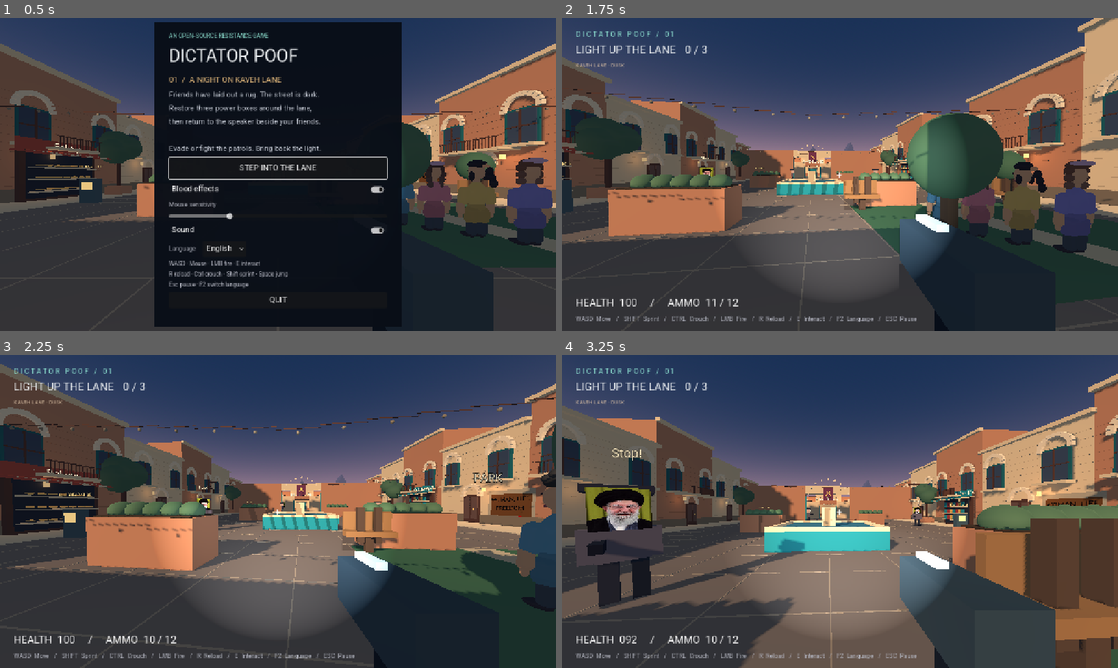
Above: before the commit, frames 1-4 (two rows, left to right).
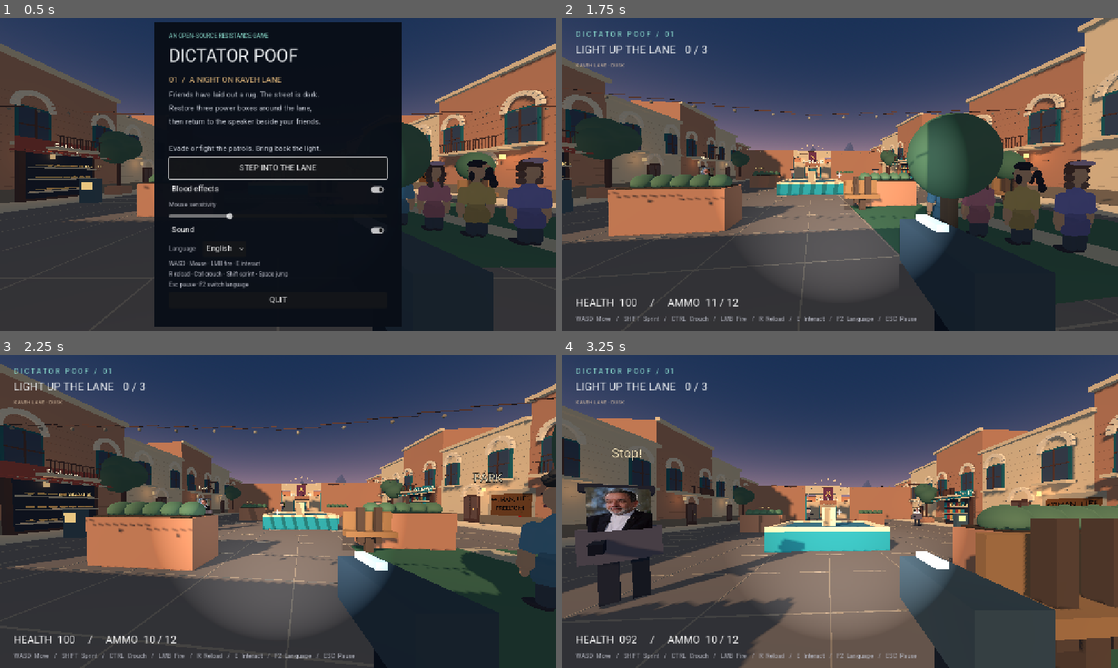
Above: after the commit, the same moments.

Repository: autrin/Dictator-Poof
Game: Godot game, scene res://scenes/main.tscn
Same seed, same stepped clock (60 frames per second), same inputs: the game is played once before the commit and once after it.
Inputs (mouse positions are in pixels of both pictures, inside the frame that each line leads up to):
- Up to frame 1 (0.5 s): no input
- Up to frame 2 (1.75 s): click "STEP INTO THE LANE" at 0.5 s; tap Enter at 1.25 s; move the mouse to (867, 174) at 1.27 s; hold W (forward) from 1.28 s (still down); hold Ctrl (crouch) from 1.28 s (still down); click (867, 174) at 1.42 s; tap Space (jump) at 1.52 s
- Up to frame 3 (2.25 s): keep holding W (forward); move the mouse to (250, 511) at 2.02 s; release Ctrl (crouch) at 2.03 s; click (250, 511) at 2.1 s
- Up to frame 4 (3.25 s): keep holding W (forward); tap Space (jump) at 2.27 s; move the mouse to (851, 505) at 2.77 s; tap E (interact) at 2.85 s

Frame 1 is identical in both runs. In frame 2, less than 0.1% of the frame differs, in the area x 24-28%, y 47-51%; in frame 3, less than 0.1%; in frame 4, 1.3%, in the area x 4-65%, y 42-57%.

Commit message:
Assigns different faces using guard_index Adds more enemy faces

Diff:
--- a/scripts/guard.gd
+++ b/scripts/guard.gd
@@ -1,6 +1,11 @@
 extends CharacterBody3D
 ## Fictional armed combatant with line-of-sight checks and telegraphed fire.
 ## Intentionally simple AI: no navigation mesh or sophisticated pathfinding yet.
+
+const FACE_DIRECTORY := "res://assets/textures/faces/"
+const FACE_EXTENSIONS := ["jpg", "jpeg", "png", "webp"]
+
+static var face_picture_paths := PackedStringArray()
 
 var game: Node3D
 var health := 100
@@ -133,15 +138,28 @@
 		# Bodies stay in the level; no smoke or disappearing death effect.
 
 func add_face_picture() -> void:
+	if face_picture_paths.is_empty():
+		for file_name in ResourceLoader.list_directory(FACE_DIRECTORY):
+			if file_name.get_extension().to_lower() in FACE_EXTENSIONS:
+				face_picture_paths.append(FACE_DIRECTORY + file_name)
+		face_picture_paths.sort()
+	if face_picture_paths.is_empty():
+		push_warning("No enemy face images found in %s" % FACE_DIRECTORY)
+		return
+
+	var picture_path := face_picture_paths[guard_index % face_picture_paths.size()]
+	var picture := load(picture_path) as Texture2D
+	if picture == null:
+		push_warning("Could not load enemy face image: %s" % picture_path)
+		return
+
 	var face := MeshInstance3D.new()
 	var quad := QuadMesh.new()
 	quad.size = Vector2(0.70, 0.70)
 	face.mesh = quad
 
 	var material := StandardMaterial3D.new()
-	material.albedo_texture = load(
-		"res://assets/textures/faces/A_Kh_face.jpg"
-	) as Texture2D
+	material.albedo_texture = picture
 	material.roughness = 1.0
 	material.transparency = BaseMaterial3D.TRANSPARENCY_ALPHA
 	face.material_override = material
Binary file added: assets/textures/faces/A_A_face.jpg
Not shown, added: assets/textures/faces/A_A_face.jpg.import
Binary file added: assets/textures/faces/A_Jan.jpg
Not shown, added: assets/textures/faces/A_Jan.jpg.import
Not shown, changed: assets/textures/faces/A_Kh_face.jpg.import
Binary file added: assets/textures/faces/A_Nasirzadeh.jpg
Not shown, added: assets/textures/faces/A_Nasirzadeh.jpg.import
Binary file added: assets/textures/faces/A_Tansgiri.jpg
Not shown, added: assets/textures/faces/A_Tansgiri.jpg.import
Binary file added: assets/textures/faces/A_arafi.jpg
Not shown, added: assets/textures/faces/A_arafi.jpg.import
Binary file added: assets/textures/faces/Es_Qaa.png
(and 17 more such lines)
